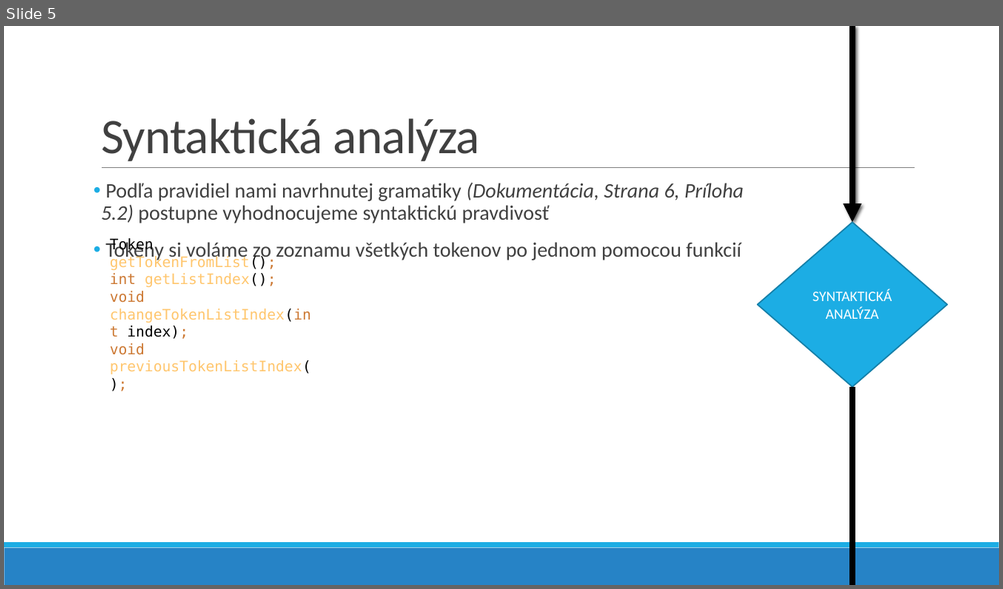
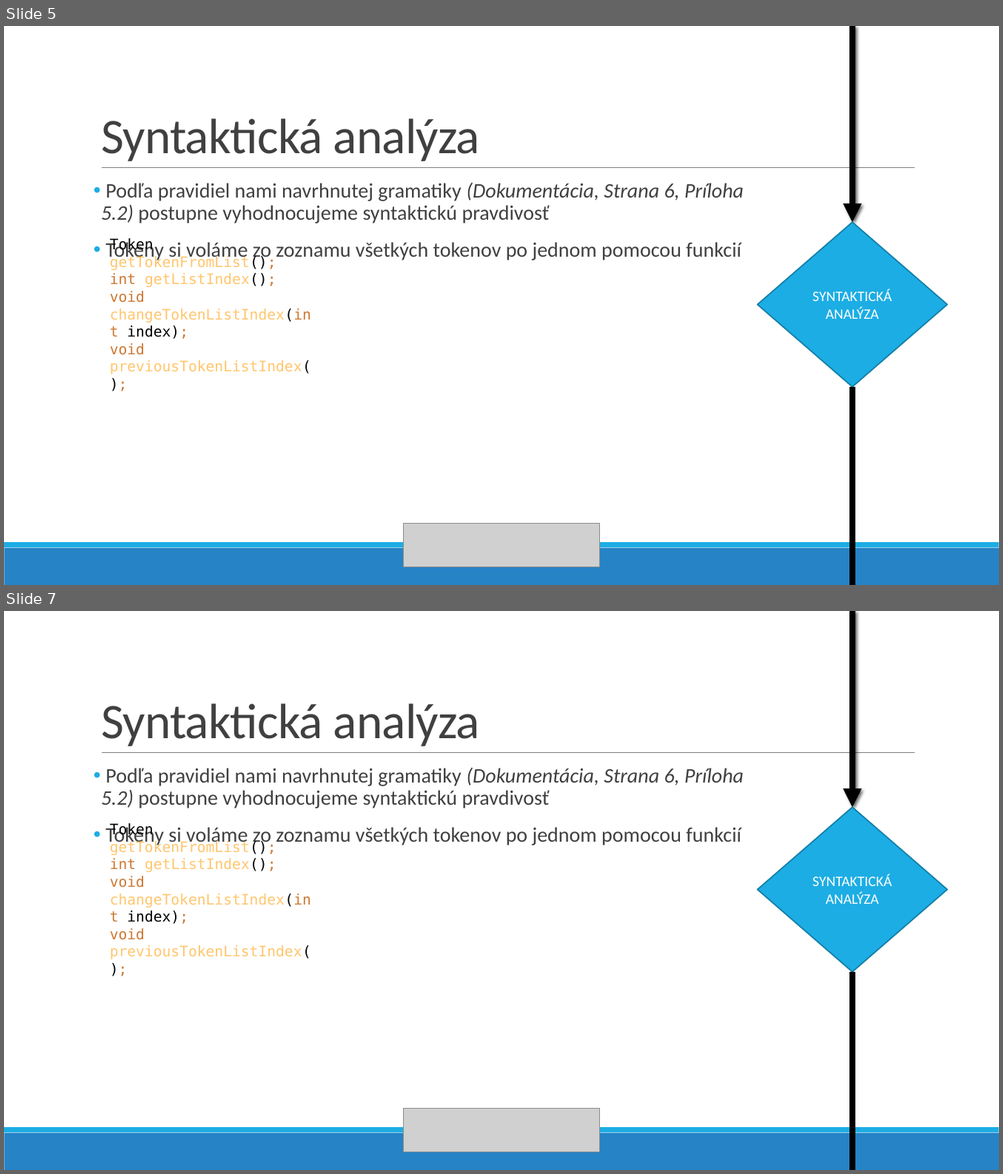
Before and after one commit to MoZZrello/IFJ-Project-2022, a slide deck: docs/IFJ PROJEKT - VARIANTA TRP.pptx. Shown one above the other, each under a label of ours: slide 5 before the commit, slides 5 and 7 after it; the slides between them are not shown. The pictures are 1003x589 and 1003x1174 pixels, drawn with LibreOffice and Linux fonts; fonts in the diff are those of the drawing; grey boxes stand for pictures. Boxes give left, top, right and bottom in pixels: in the first picture for what was removed or moved away, otherwise in the second. Text is boxed around its words. In the diff, an @@ line names an element or a change of style, - is before the commit and + after.

```diff
--- a/docs/IFJ PROJEKT - VARIANTA TRP.pptx
+++ b/docs/IFJ PROJEKT - VARIANTA TRP.pptx
@@ slide 7 added at [4,611,999,1170], background #FFFFFF; not listed: 3 template elements that a slide beside it also shows @@
@@ arrow added from (852, 611) to (852, 807), #000000 6 pt @@
@@ title added at [101,703,480,746], 48 pt, text #404040 @@
+Syntaktická analýza
@@ text added at [101,768,743,847], 20 pt, text #404040 @@
+• Podľa pravidiel nami navrhnutej gramatiky (Dokumentácia, Strana 6, Príloha 5.2) postupne vyhodnocujeme syntaktickú pravdivosť
+• Tokeny si voláme zo zoznamu všetkých tokenov po jednom pomocou funkcií
@@ diamond added at [757,807,947,972], fill #1CADE4, outline #1580A9 1.25 pt, 14 pt, text #FFFFFF @@
+SYNTAKTICKÁ ANALÝZA
@@ text added at [110,823,311,960], 14 pt, text #FFC66D @@
+Token getTokenFromList();
+int getListIndex();
+void changeTokenListIndex(int index);
+void previousTokenListIndex();
@@ line added from (852, 972) to (852, 1170), #000000 6 pt @@
@@ picture added at [403,1109,600,1152] @@
@@ slide 5 changed as well @@
@@ picture added at [403,524,600,567] @@
```
Also in this commit, not shown: 10 other slides changed, 2 other slides added, 1 slide removed.
